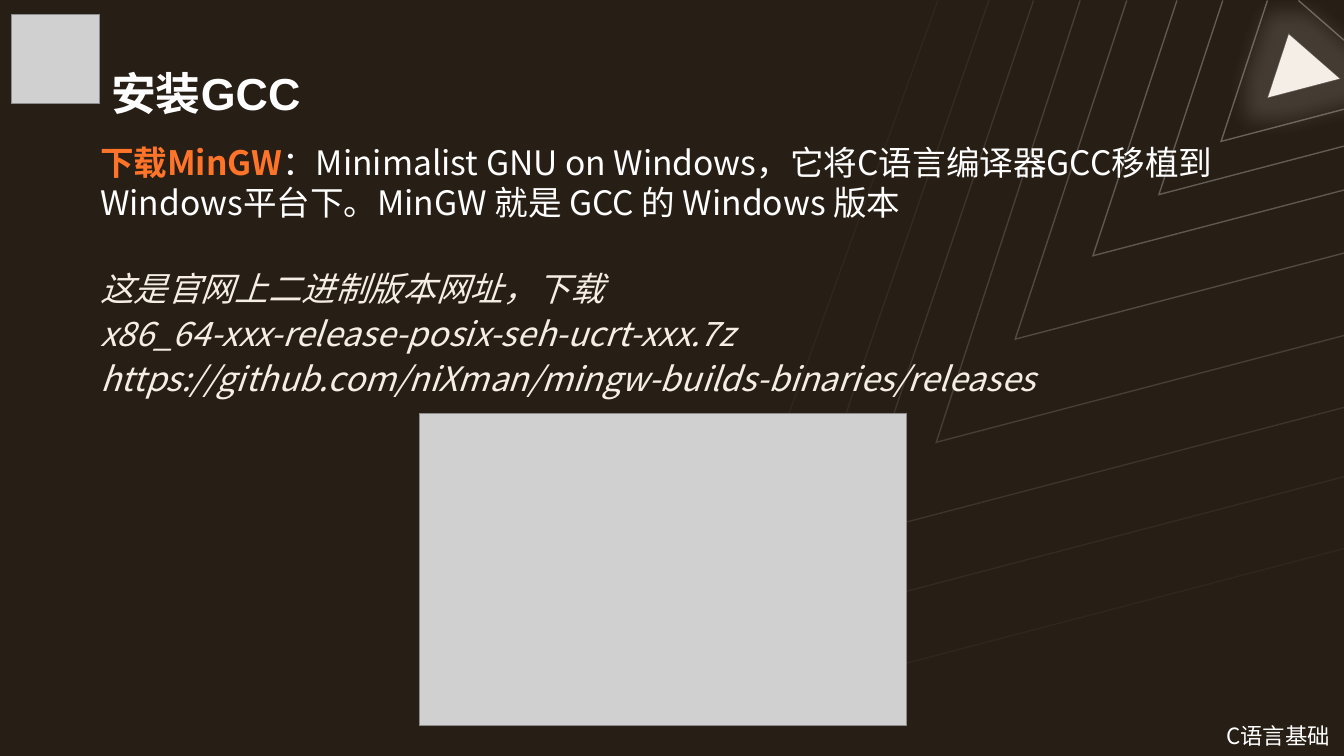
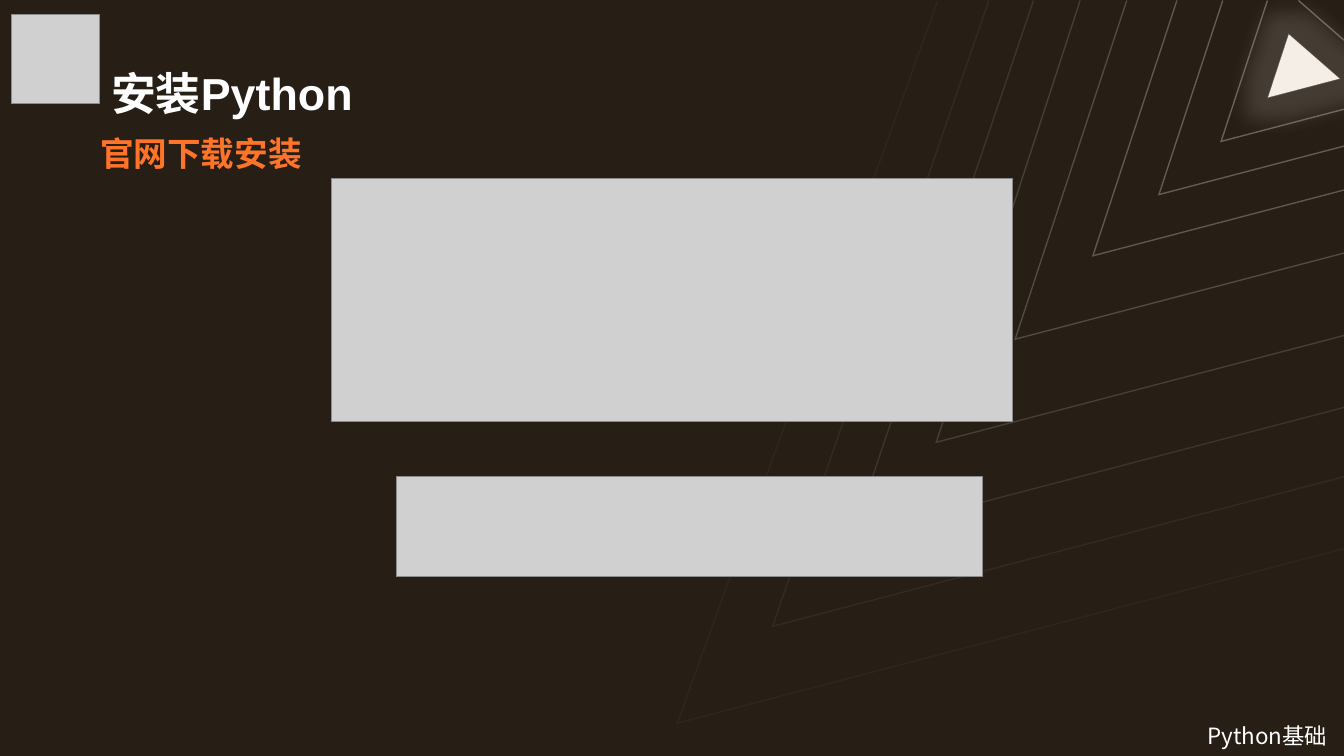
Before and after one commit to Wannerfi/CodingCourse, a slide deck: slide 5 of 5Python基础.pptx (slide 9 before the commit). Drawn at 1344x756 pixels with LibreOffice and Linux fonts; fonts in the diff are those of the drawing; grey boxes stand for pictures. Boxes give left, top, right and bottom in pixels: in the first picture for what was removed or moved away, otherwise in the second. Text is boxed around its words. In the diff, an @@ line names an element or a change of style, - is before the commit and + after.

```diff
--- a/5Python基础.pptx
+++ b/5Python基础.pptx
@@ title at [111, 72, 352, 120]: text changed @@
-安装GCC
+安装Python
@@ text at [100, 137, 302, 169]: text changed; text colour #FFFFFF to #FF7429; bold on @@
-下载MinGW：Minimalist GNU on Windows，它将C语言编译器GCC移植到Windows平台下。MinGW 就是 GCC 的 Windows 版本
+官网下载安装
@@ picture added at [331, 179, 1012, 422] @@
@@ text removed at [100, 272, 1035, 400] @@
-这是官网上二进制版本网址，下载
-x86_64-xxx-release-posix-seh-ucrt-xxx.7z
-https://github.com/niXman/mingw-builds-binaries/releases
@@ picture removed at [419, 413, 906, 725] @@
@@ picture added at [396, 476, 982, 577] @@
@@ text added at [1208, 725, 1328, 749], 16 pt, text #FFFFFF @@
+Python基础
@@ text removed at [1226, 725, 1330, 746] @@
-C语言基础
```
Also in this commit, not shown: 16 other slides changed, 4 slides added, 12 slides removed, 2 other files.
